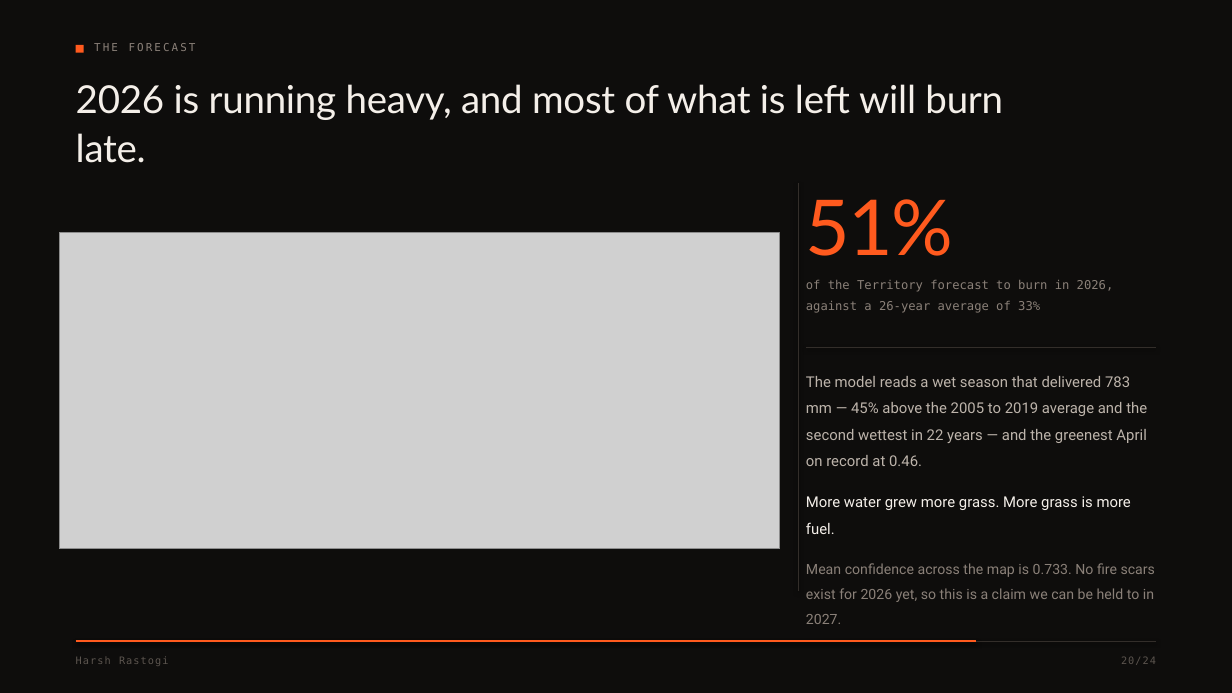
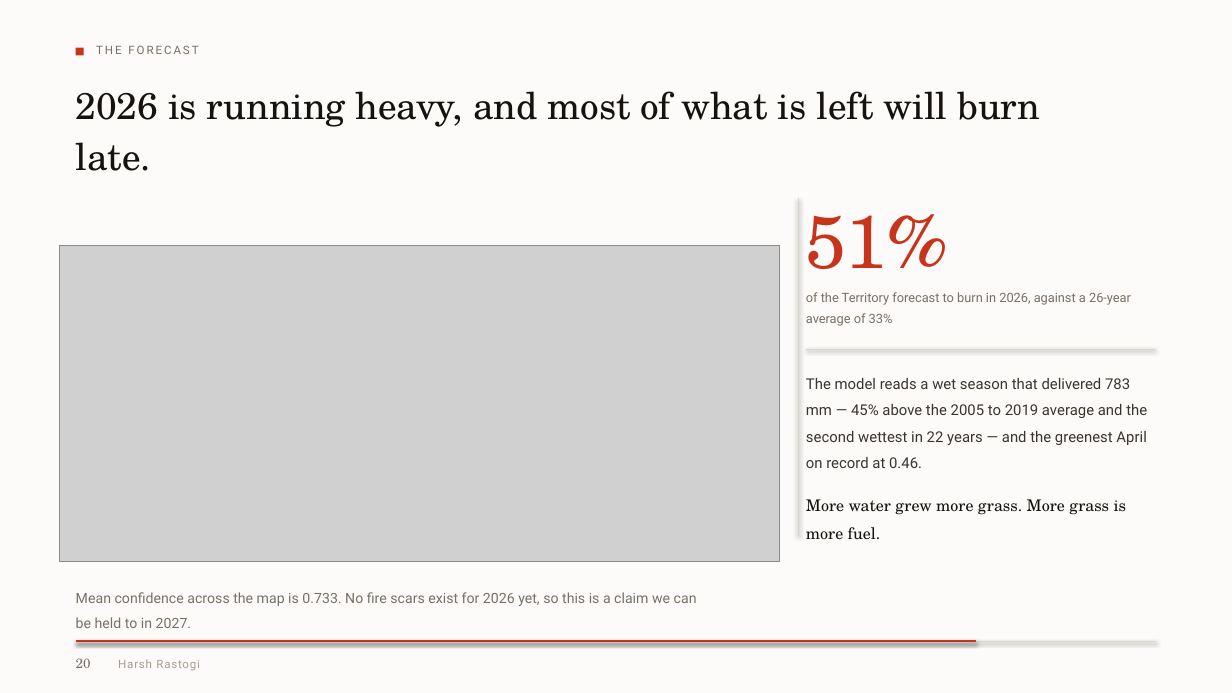
Before and after one commit to harshrastogii/PYRANTIS, a slide deck: slide 20 of reports/PYRANTIS_presentation_redesigned.pptx. Drawn at 1232x693 pixels with LibreOffice and Linux fonts; fonts in the diff are those of the drawing; grey boxes stand for pictures. Boxes give left, top, right and bottom in pixels: in the first picture for what was removed or moved away, otherwise in the second. Text is boxed around its words. In the diff, an @@ line names an element or a change of style, - is before the commit and + after.

```diff
--- a/reports/PYRANTIS_presentation_redesigned.pptx
+++ b/reports/PYRANTIS_presentation_redesigned.pptx
@@ background #0E0D0C to #FCFBF9 @@
@@ rectangle moved from (x1=76, y1=44, x2=84, y2=53) to (x1=76, y1=48, x2=84, y2=56) @@
@@ rectangle at (x1=76, y1=48, x2=84, y2=56): fill #FF5A1E to #C8341B @@
@@ text "THE FORECAST" at (x1=96, y1=45, x2=198, y2=54): size 8.5 to 9 pt, font DejaVu Sans Mono to Roboto, text colour #8A8078 to #787066, letter spacing 1.6 to 1.5 pt @@
@@ text "2026 is running heavy, and ..." at (x1=76, y1=91, x2=1041, y2=171): size 30 to 29 pt, font Lato to TeX Gyre Schola, text colour #F4EFE9 to #16130F, letter spacing -0.2 to -0.1 pt; line spacing 1.06 to 1.14 @@
@@ line moved from (799, 183) - (799, 592) to (799, 198) - (799, 536) @@
@@ line (799, 198) - (799, 536): stroke #332E2A 0.9 pt to #DCD5CA 0.9 pt @@
@@ text "51%" moved from (x1=806, y1=199, x2=953, y2=256) to (x1=806, y1=214, x2=948, y2=269) @@
@@ text "51%" at (x1=806, y1=214, x2=948, y2=269): size 60 to 58 pt, font Lato to TeX Gyre Schola, text colour #FF5A1E to #C8341B, letter spacing -1.4 to -1 pt; line spacing 0.98 to 1 @@
@@ picture moved from (x1=59, y1=233, x2=780, y2=549) to (x1=59, y1=246, x2=780, y2=562) @@
@@ text "of the Territory forecast to ..." moved from (x1=806, y1=280, x2=1114, y2=313) to (x1=806, y1=292, x2=1131, y2=326) @@
@@ text "of the Territory forecast to ..." at (x1=806, y1=292, x2=1131, y2=326): size 9.5 to 10 pt, font DejaVu Sans Mono to Roboto, text colour #8A8078 to #787066 @@
@@ line (806, 349) - (1156, 349): stroke #332E2A 0.9 pt to #DCD5CA 0.9 pt @@
@@ text "The model reads a wet ..." at (x1=806, y1=378, x2=1147, y2=540): text colour #BDB4AB to #3A342E in "The model reads a wet season that ..."; size 11.6 to 12.5 pt, font Roboto to TeX Gyre Schola, text colour #F4EFE9 to #16130F in "More water grew more grass. More grass ..." @@
@@ text at (x1=806, y1=563, x2=1155, y2=602): paragraph removed @@
-Mean confidence across the map is 0.733. No fire scars exist for 2026 yet, so this is a claim we can be held to in 2027.
@@ text added at (x1=76, y1=592, x2=697, y2=628), 11 pt, text #787066 @@
+Mean confidence across the map is 0.733. No fire scars exist for 2026 yet, so this is a claim we can be held to in 2027.
@@ line moved from (76, 641) - (976, 641) to (76, 641) - (1156, 641) @@
@@ line (76, 641) - (1156, 641): stroke #FF5A1E 1.6 pt to #DCD5CA 0.9 pt @@
@@ text at (x1=76, y1=658, x2=91, y2=668): text changed; size 8 to 10.5 pt; font DejaVu Sans Mono to TeX Gyre Schola; text colour #5C554F to #787066 @@
-20/24
+20
@@ line moved from (76, 641) - (1156, 641) to (76, 641) - (976, 641) @@
@@ line (76, 641) - (976, 641): stroke #332E2A 0.9 pt to #C8341B 1.4 pt @@
@@ text "Harsh Rastogi" moved from (x1=76, y1=654, x2=630, y2=675) to (x1=118, y1=659, x2=199, y2=670) @@
@@ text "Harsh Rastogi" at (x1=118, y1=659, x2=199, y2=670): size 8 to 9 pt, font DejaVu Sans Mono to Roboto, text colour #5C554F to #A79D91, letter spacing 0.8 to 0.6 pt @@
```
Also in this commit, not shown: 23 other slides changed, 3 other files.
